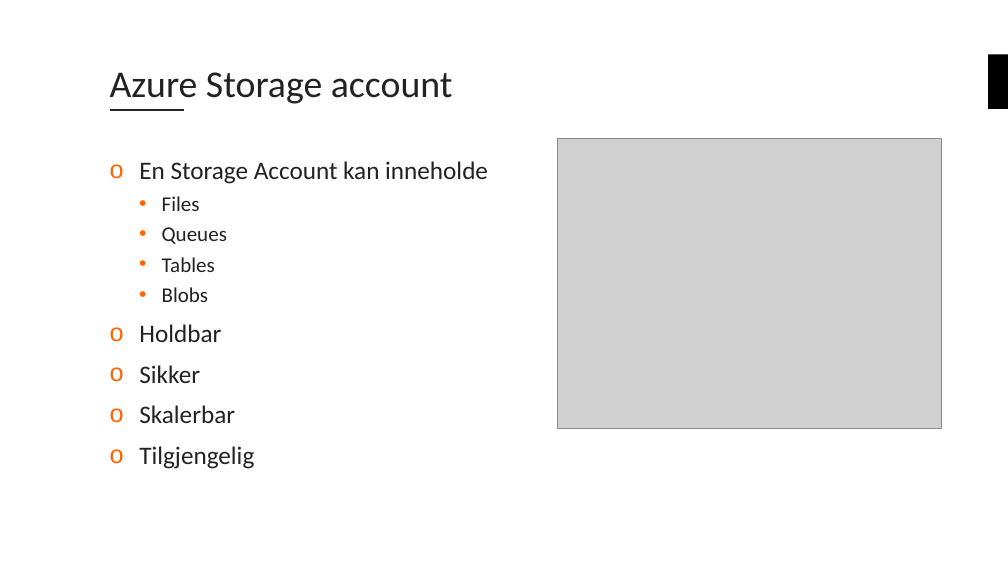
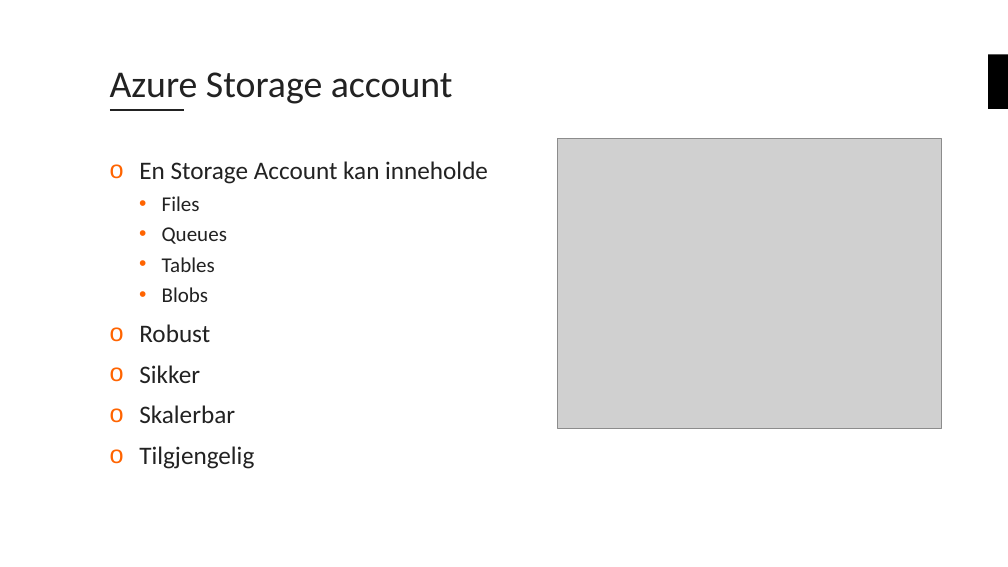
Before and after one commit to bouvet/azure-workshops, a slide deck: slide 26 of Workshop_1/Presentasjon/Azureskolen-Workshop#1.pptx. Drawn at 1008x567 pixels with LibreOffice and Linux fonts; fonts in the diff are those of the drawing; grey boxes stand for pictures; background and template pictures are left out. Boxes give left, top, right and bottom in pixels: in the first picture for what was removed or moved away, otherwise in the second. Text is boxed around its words. In the diff, an @@ line names an element or a change of style, - is before the commit and + after.

```diff
--- a/Workshop_1/Presentasjon/Azureskolen-Workshop#1.pptx
+++ b/Workshop_1/Presentasjon/Azureskolen-Workshop#1.pptx
@@ text at (139,324,210,342): text changed @@
-o Holdbar
+o Robust
```
Also in this commit, not shown: 2 other slides changed, 2 other files.
